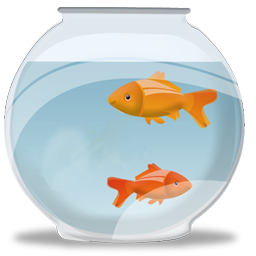
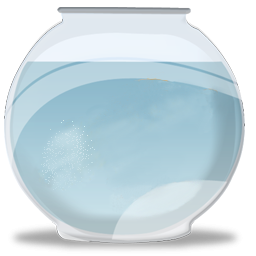
Layered file, before and after one edit (256 x 256). Changes by layer:
"Shape 1": opacity 60% → 40%, blend normal → dissolve, painted on it over box(41, 120, 100, 191)
painted on "Layer 0 copy" over box(41, 71, 227, 218)
